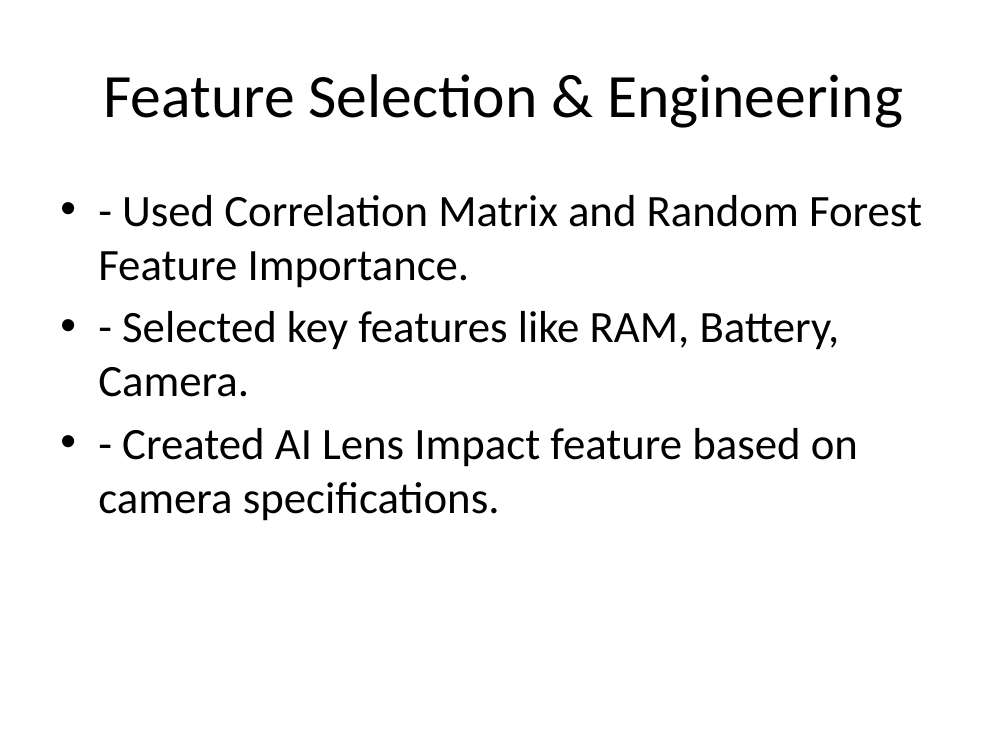
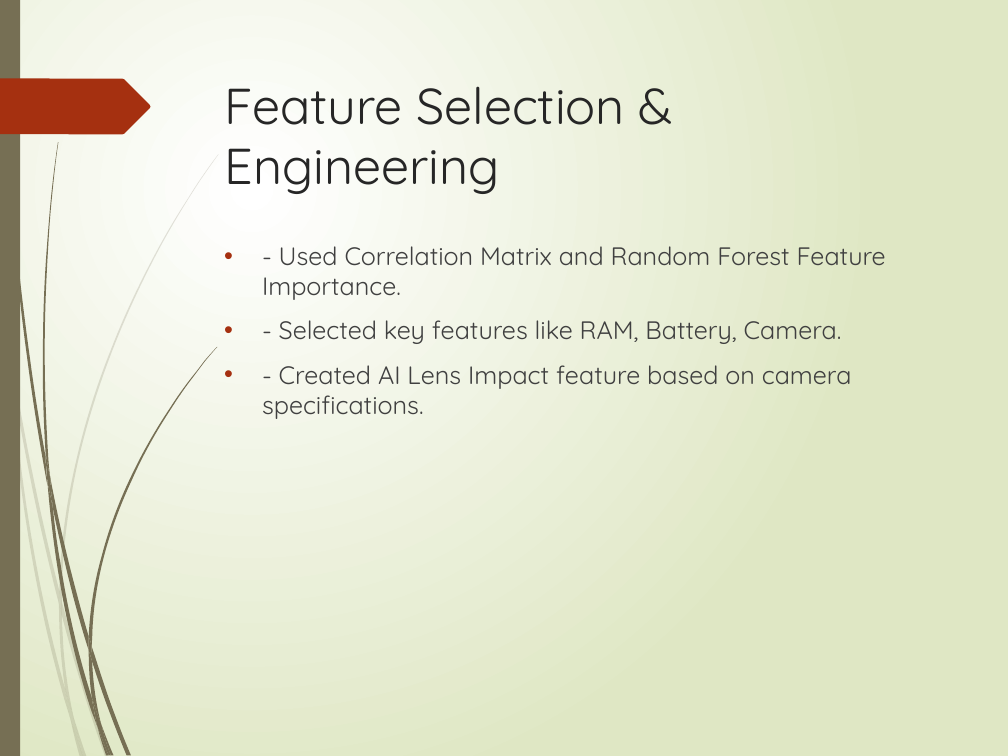
Before and after one commit to IrshadShaikh3181/Next_Hike-Project4, a slide deck: slide 13 of Mobile_Price_Prediction_Presentation1.pptx (slide 6 before the commit). Drawn at 1008x756 pixels with LibreOffice and Linux fonts; fonts in the diff are those of the drawing. Boxes give left, top, right and bottom in pixels: in the first picture for what was removed or moved away, otherwise in the second. Text is boxed around its words. In the diff, an @@ line names an element or a change of style, - is before the commit and + after.

```diff
--- a/Mobile_Price_Prediction_Presentation1.pptx
+++ b/Mobile_Price_Prediction_Presentation1.pptx
@@ background #FFFFFF to gradient #FFFFFF to #DFE8C4 @@
@@ rectangle added at <box>0,0,20,756</box>, fill #766F54 @@
@@ freeform shape added at <box>0,79,150,135</box>, fill #A53010 @@
@@ title "Feature Selection & Engineering": place and size @@
-title "Feature Selection & Engineering" at <box>103,74,903,128</box>
+title "Feature Selection & Engineering" at <box>224,86,625,194</box>
@@ title "Feature Selection & Engineering" at <box>224,86,625,194</box>: size 44 to 36 pt, font Calibri to Quicksand, text colour #000000 to #262626; alignment centre to left; vertical alignment middle to top @@
@@ text "- Used Correlation Matrix and ...": place and size @@
-text "- Used Correlation Matrix and ..." at <box>98,195,922,521</box>
+text "- Used Correlation Matrix and ..." at <box>262,246,886,419</box>
@@ text "- Used Correlation Matrix and ..." at <box>262,246,886,419</box>: size 32 to 18 pt, font Calibri to Quicksand, text colour #000000 to #404040; more space between paragraphs @@
@@ group added at <box>0,154,219,756</box>: 10 freeform shapes @@
@@ group added at <box>2,0,218,756</box>: 12 freeform shapes @@
```
Also in this commit, not shown: 10 other slides changed, 14 slides added, 1 slide removed.
